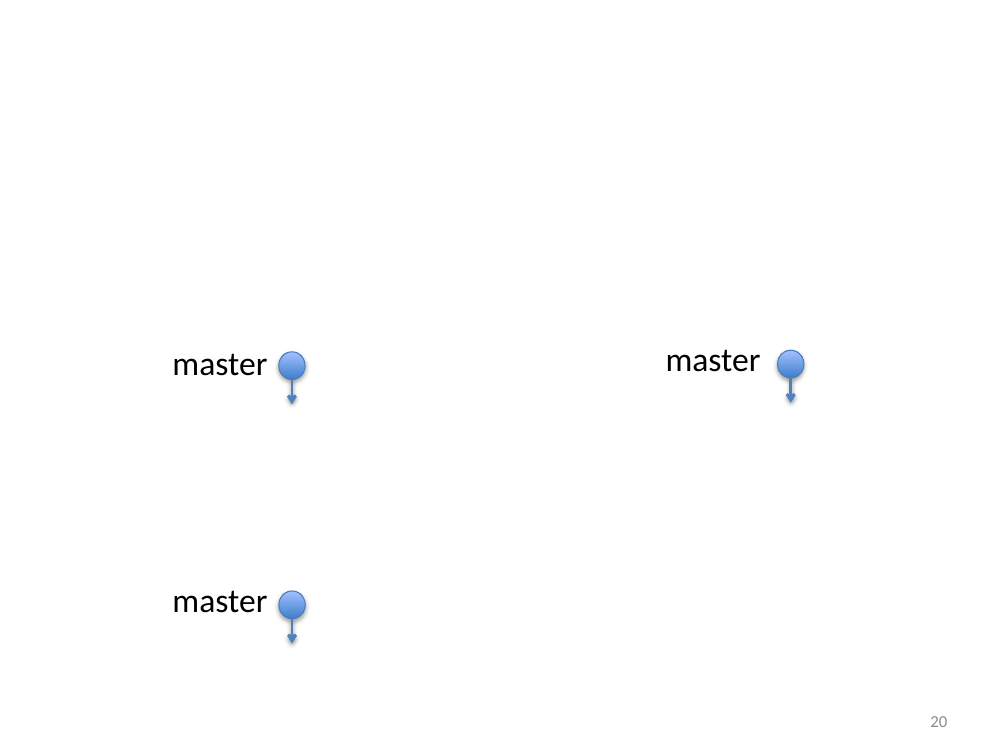
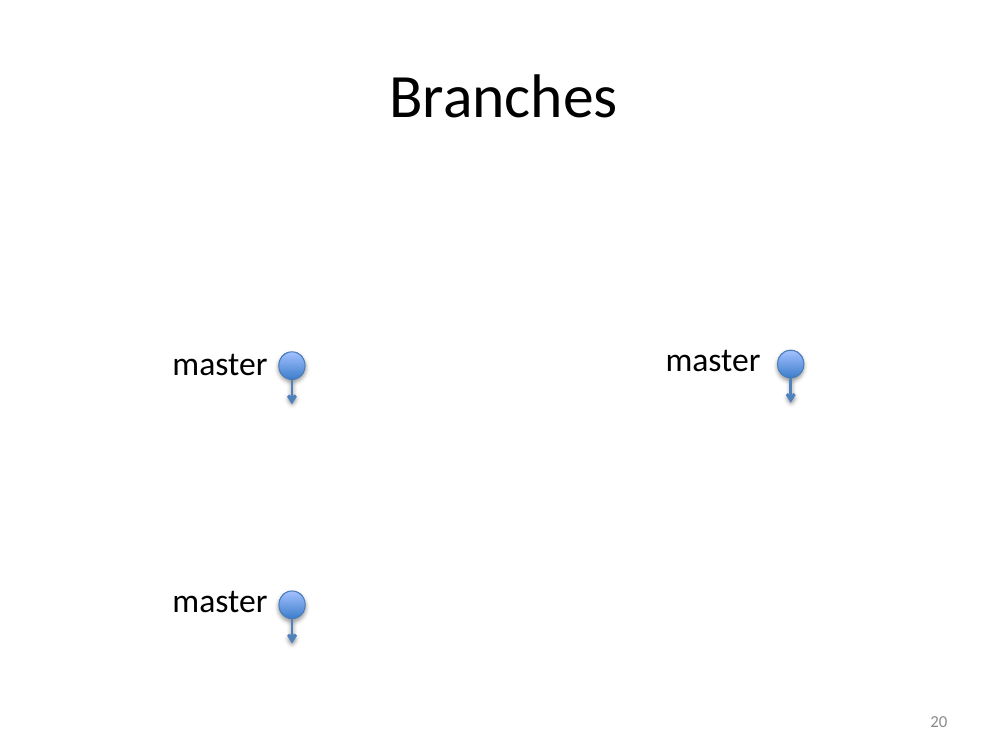
Before and after one commit to foss2serve/github-workflow-activity, a slide deck: slide 20 of tutorial2/presentation.pptx. Drawn at 1008x756 pixels with LibreOffice and Linux fonts; fonts in the diff are those of the drawing. Boxes give left, top, right and bottom in pixels: in the first picture for what was removed or moved away, otherwise in the second. Text is boxed around its words. In the diff, an @@ line names an element or a change of style, - is before the commit and + after.

```diff
--- a/tutorial2/presentation.pptx
+++ b/tutorial2/presentation.pptx
@@ title added at [390, 74, 619, 118], 44 pt, text #000000 @@
+Branches
```
Also in this commit, not shown: 1 other slide changed.
